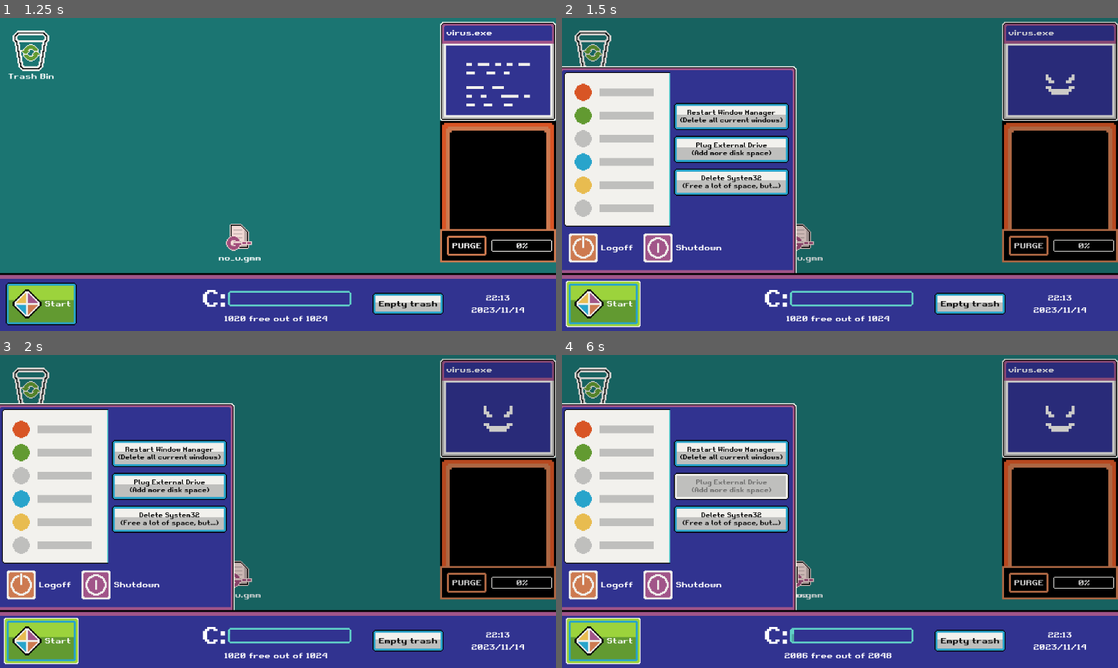
Above: before the commit, frames 1-4 (two rows, left to right).
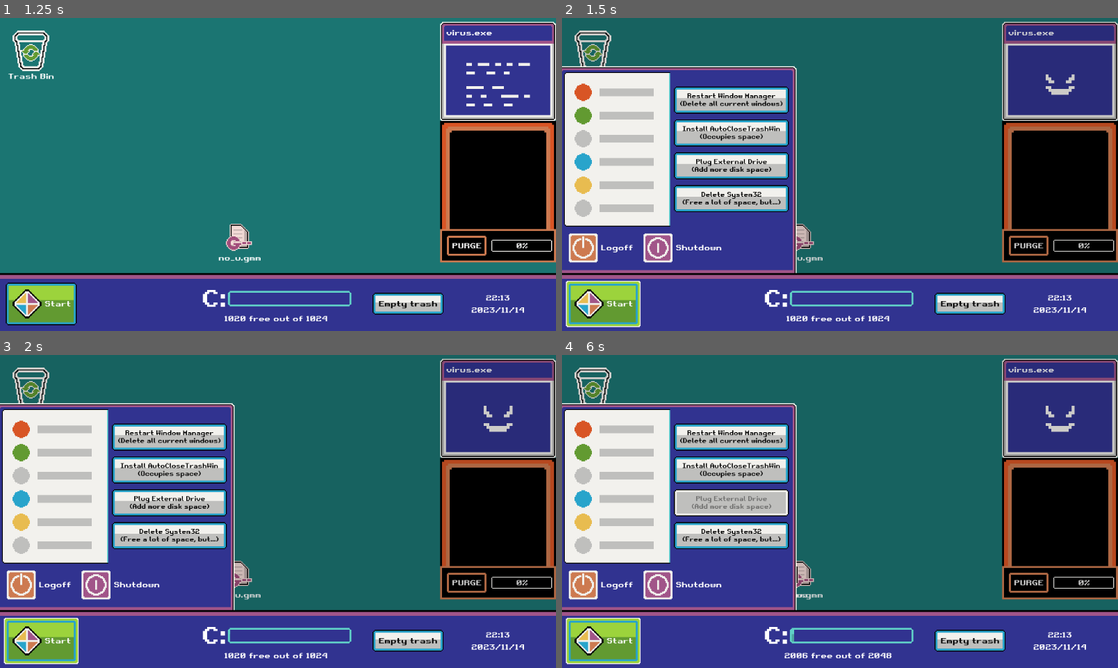
Above: after the commit, the same moments.

Repository: VileOar/ludum-dare-54
Game: Godot game, scene res://scenes/main.tscn
Same seed, same stepped clock (60 frames per second), same inputs: the game is played once before the commit and once after it. This scene is started directly instead of the project's main scene. Sound files missing from this copy of the repository are replaced by a short silence.
Inputs:
- Up to frame 1 (1.25 s): click "Start" at 0.5 s
- Up to frame 2 (1.5 s): click "Start" at 1.25 s
- Up to frame 3 (2 s): no input
- Up to frame 4 (6 s): click "Plug External Drive (Add more…" at 2 s; click "Empty trash" at 2.75 s; click "PURGE" at 3.5 s; click "Empty trash" at 4.25 s; click "PURGE" at 5 s; click "Start" at 5.75 s

Frame 1 is identical in both runs. In frame 2, 8.1% of the frame differs, in the area x 20-41%, y 21-62%; in frame 3, 8.1%; in frame 4, 7.5%.

Commit message:
new powerup - install program to close trash window after 1 sec

Diff:
--- a/scenes/ui/toolbar.tscn
+++ b/scenes/ui/toolbar.tscn
@@ -110,6 +110,13 @@
 text = "Restart Window Manager
 (Delete all current windows)"
 
+[node name="Power4Button" type="Button" parent="VBoxContainer/PauseMenu/VBoxContainer/HBoxContainer2/VBoxContainer"]
+unique_name_in_owner = true
+layout_mode = 2
+theme_override_font_sizes/font_size = 12
+text = "Install AutoCloseTrashWin
+(Occupies space)"
+
 [node name="Power2Button" type="Button" parent="VBoxContainer/PauseMenu/VBoxContainer/HBoxContainer2/VBoxContainer"]
 unique_name_in_owner = true
 layout_mode = 2
@@ -217,6 +224,7 @@
 horizontal_alignment = 1
 
 [connection signal="pressed" from="VBoxContainer/PauseMenu/VBoxContainer/HBoxContainer2/VBoxContainer/Power1Button" to="." method="_on_power_1_button_pressed"]
+[connection signal="pressed" from="VBoxContainer/PauseMenu/VBoxContainer/HBoxContainer2/VBoxContainer/Power4Button" to="." method="_on_power_4_button_pressed"]
 [connection signal="pressed" from="VBoxContainer/PauseMenu/VBoxContainer/HBoxContainer2/VBoxContainer/Power2Button" to="." method="_on_power_2_button_pressed"]
 [connection signal="pressed" from="VBoxContainer/PauseMenu/VBoxContainer/HBoxContainer2/VBoxContainer/Power3Button" to="." method="_on_power_3_button_pressed"]
 [connection signal="mouse_entered" from="VBoxContainer/PauseMenu/VBoxContainer/HBoxContainer/LogoffButton" to="." method="_on_mouse_enter_play_hover_sfx"]
--- a/scenes/windows/recycling_window.tscn
+++ b/scenes/windows/recycling_window.tscn
@@ -7,6 +7,8 @@
 script = ExtResource("2_cpbaf")
 
 [node name="Timer" type="Timer" parent="." index="1"]
+
+[node name="WindowsTimeout" type="Timer" parent="." index="2"]
 
 [node name="Description" parent="VBoxContainer/PanelContainer/MarginContainer/VBoxContainer" index="0"]
 text = "Recycling..."
@@ -24,5 +26,6 @@
 text = "OK"
 
 [connection signal="timeout" from="Timer" to="." method="_on_timer_timeout"]
+[connection signal="timeout" from="WindowsTimeout" to="." method="_on_windows_timeout"]
 [connection signal="mouse_entered" from="VBoxContainer/PanelContainer/MarginContainer/VBoxContainer/OKButton" to="." method="play_hover_sfx"]
 [connection signal="pressed" from="VBoxContainer/PanelContainer/MarginContainer/VBoxContainer/OKButton" to="." method="_on_button_pressed"]
--- a/scripts/autoloads/global.gd
+++ b/scripts/autoloads/global.gd
@@ -2,7 +2,7 @@
 
 var selected_files : Array = []
 var ignore_inputs := false
-
+var is_close_trash_window_program_installed : bool = false
 
 func _ready():
 	randomize()
@@ -131,6 +131,9 @@
 func set_max_space(new_max_space):
 	MAX_DISK_SPACE = new_max_space
 
+## power up - install program to clean trash window
+var PROGRAM_CLOSE_TRASH_WINDOW_SIZE = 100
+
 ## not actually a limit for the trash bin itself but for its delay
 const MAX_TRASH_SPACE = 512
 ## WARNING FOR ALMOST FULL DISK SPACE
--- a/scripts/autoloads/signal_manager.gd
+++ b/scripts/autoloads/signal_manager.gd
@@ -58,3 +58,4 @@
 
 signal delete_all_windows
 signal toggle_distortion(en)
+signal program_install(size)
--- a/scripts/systems/disk_space_manager.gd
+++ b/scripts/systems/disk_space_manager.gd
@@ -11,7 +11,9 @@
 func _ready():
 	SignalManager.file_created.connect(_on_file_created)
 	SignalManager.free_space.connect(_on_free_space)
+	SignalManager.program_install.connect(_on_program_install)
 	_add_disk_space(0)
+
 
 
 func _add_disk_space(to_add):
@@ -33,6 +35,8 @@
 func _on_file_created(file : DraggableFile):
 	_add_disk_space(file.file_size)
 
+func _on_program_install(size : int):
+	_add_disk_space(size)
 
 func _on_free_space(size : float):
 	# add negative to remove
--- a/scripts/ui/toolbar.gd
+++ b/scripts/ui/toolbar.gd
@@ -19,6 +19,7 @@
 @onready var _power1_btn := %Power1Button
 @onready var _power2_btn := %Power2Button
 @onready var _power3_btn := %Power3Button
+@onready var _power4_btn = %Power4Button
 
 
 func _ready():
@@ -95,3 +96,10 @@
 	SignalManager.free_space.emit(Global.MAX_DISK_SPACE * 0.5)
 	_power3_btn.disabled = true
 	_on_start_button_pressed()
+
+
+func _on_power_4_button_pressed():
+	SignalManager.program_install.emit(Global.PROGRAM_CLOSE_TRASH_WINDOW_SIZE)
+	Global.is_close_trash_window_program_installed = true
+	_power4_btn.disabled = true
+	_on_start_button_pressed()
--- a/scripts/windows/recycling_window.gd
+++ b/scripts/windows/recycling_window.gd
@@ -5,6 +5,7 @@
 @onready var ok_button : Button = %OKButton
 @onready var recycling_bar : ProgressBar = %RecycleProgress
 @onready var recycling_timer : Timer = $Timer
+@onready var windows_timeout = $WindowsTimeout
 
 const MIN_RECYCLE_TIME := 0.2 ## in seconds
 const MAX_RECYCLE_TIME := 3.0 ## in seconds
@@ -43,6 +44,8 @@
 
 		SignalManager.after_recycle_time.emit()
 
+	if Global.is_close_trash_window_program_installed:
+		windows_timeout.start()
 
 
 func _on_button_pressed():
@@ -50,3 +53,9 @@
 	SignalManager.after_recycle_time.emit()
 	await _click_sfx.finished
 	self.queue_free()
+
+
+func _on_windows_timeout():
+	play_click_sfx()
+	await _click_sfx.finished
+	self.queue_free()
